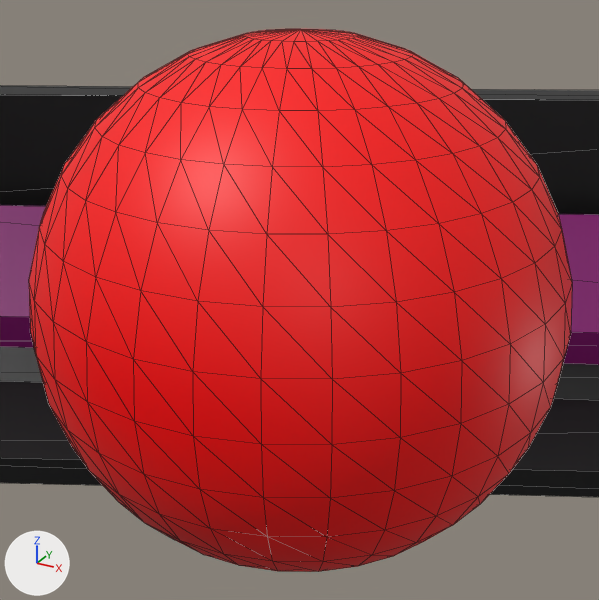
Before and after pictures for a commit that changed the glTF model assets/mace_elements/inherited_elements/fork/fork.glb.
One viewpoint serves both versions: a 50 mm lens placed at (7.36, -0.64, 3.32), pointed at (7.0, 0.0, 3.0). Lighting does not change. The marker at lower left points along +X, +Y and +Z. Mesh edges are drawn as thin lines. Where no turn or scale is listed for an object, it has been applied to the vertices.

The first picture shows 'Fork', 'Fork.002', 'Spawner'.
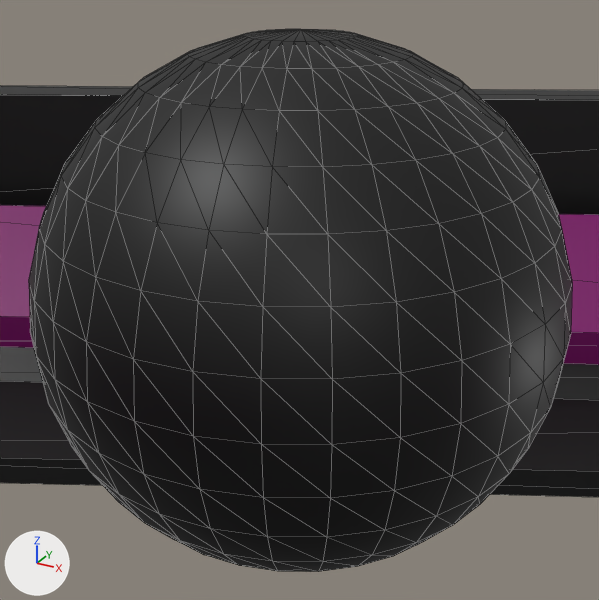
Boxes (x1, y1, x2, y2) around the edits, measured in the pictures (599 x 600 px):
'Spawner', recoloured (red to black): (29, 29, 572, 572) in both

The change in detail:
me_sphere_005 has 482 vertices, 960 faces and spans x -0.25..0.25, y -0.25..0.25, z -0.25..0.25.
me_sphere_005 no longer uses material mat_red (red #ff0000).
me_sphere_005 now uses material mat_black (black #000000).
